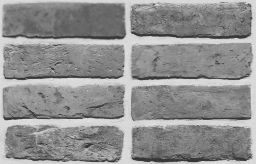
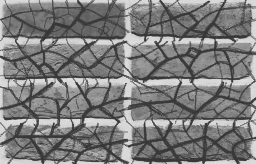
Revision of a layered 256px x 164px image; what changed, layer by layer:
added layer "Cracks4" above "Cracks3" over (0, 0, 256, 164)
added layer "Cracks3" above "Cracks2" over (0, 0, 256, 164)
added layer "Cracks2" above "Cracks1" over (0, 0, 256, 164)
added layer "Cracks1" above "Background" over (0, 0, 256, 164)
